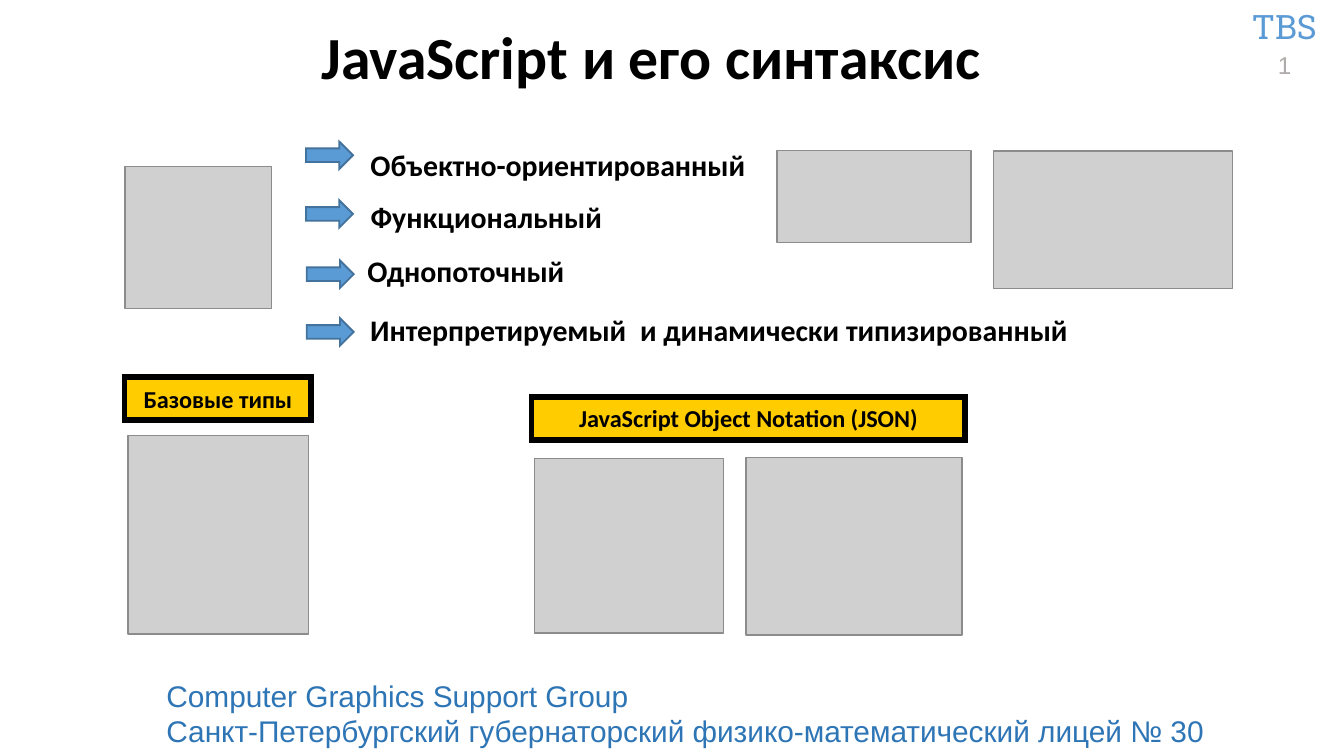
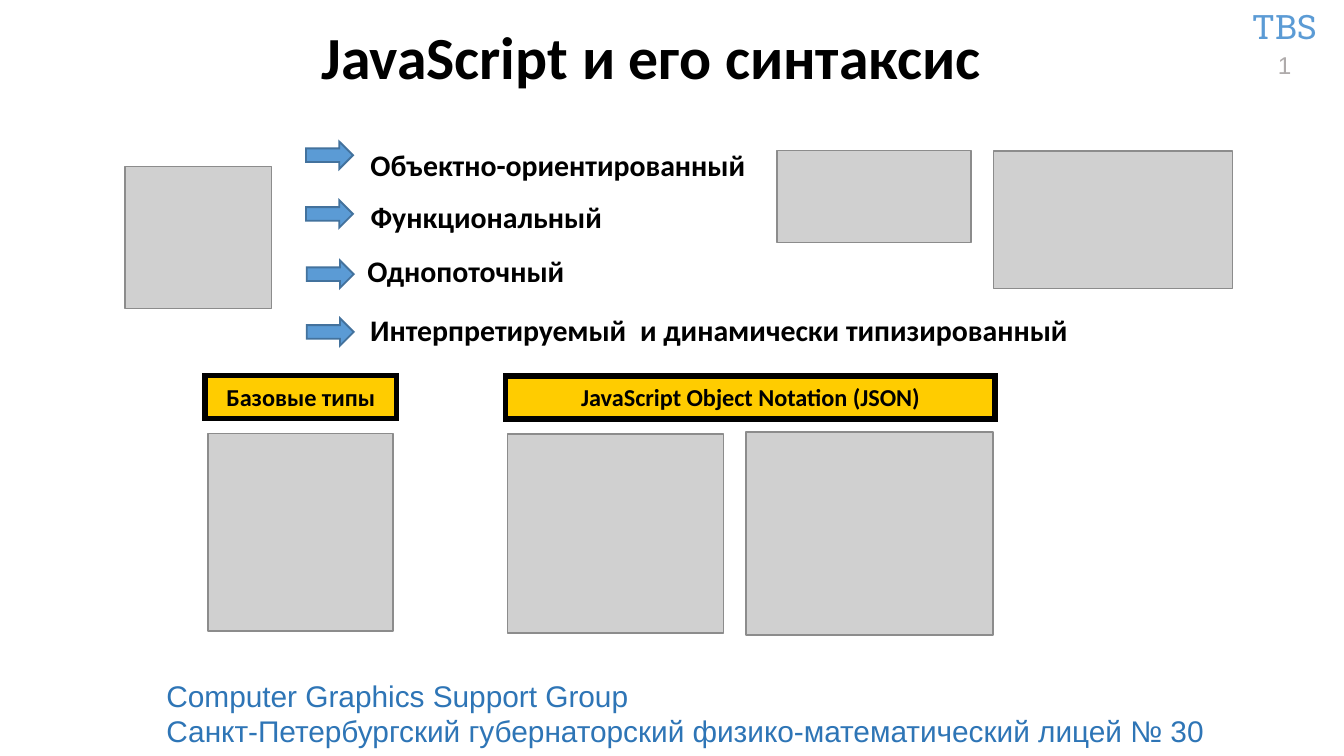
Before and after one commit to TimmPeterson/SUM2024, a slide deck: slide 1 of PRESENTATION/JavaScript1.pptx. Drawn at 1344x756 pixels with LibreOffice and Linux fonts; fonts in the diff are those of the drawing; grey boxes stand for pictures; background and template pictures are left out. Boxes give left, top, right and bottom in pixels: in the first picture for what was removed or moved away, otherwise in the second. Text is boxed around its words. In the diff, an @@ line names an element or a change of style, - is before the commit and + after.

```diff
--- a/PRESENTATION/JavaScript1.pptx
+++ b/PRESENTATION/JavaScript1.pptx
@@ rectangle "Базовые типы": place and size @@
-rectangle "Базовые типы" at box(125, 378, 312, 421)
+rectangle "Базовые типы" at box(204, 375, 395, 418)
@@ rectangle "JavaScript Object Notation (JSON)": place and size @@
-rectangle "JavaScript Object Notation (JSON)" at box(531, 396, 965, 439)
+rectangle "JavaScript Object Notation (JSON)" at box(505, 376, 995, 419)
@@ picture: place and size @@
-picture at box(128, 435, 308, 634)
+picture at box(208, 434, 392, 632)
@@ picture: place and size @@
-picture at box(535, 458, 724, 633)
+picture at box(508, 434, 724, 633)
@@ picture: place and size @@
-picture at box(746, 457, 962, 634)
+picture at box(746, 431, 993, 634)
```
Also in this commit, not shown: 1 slide added.
